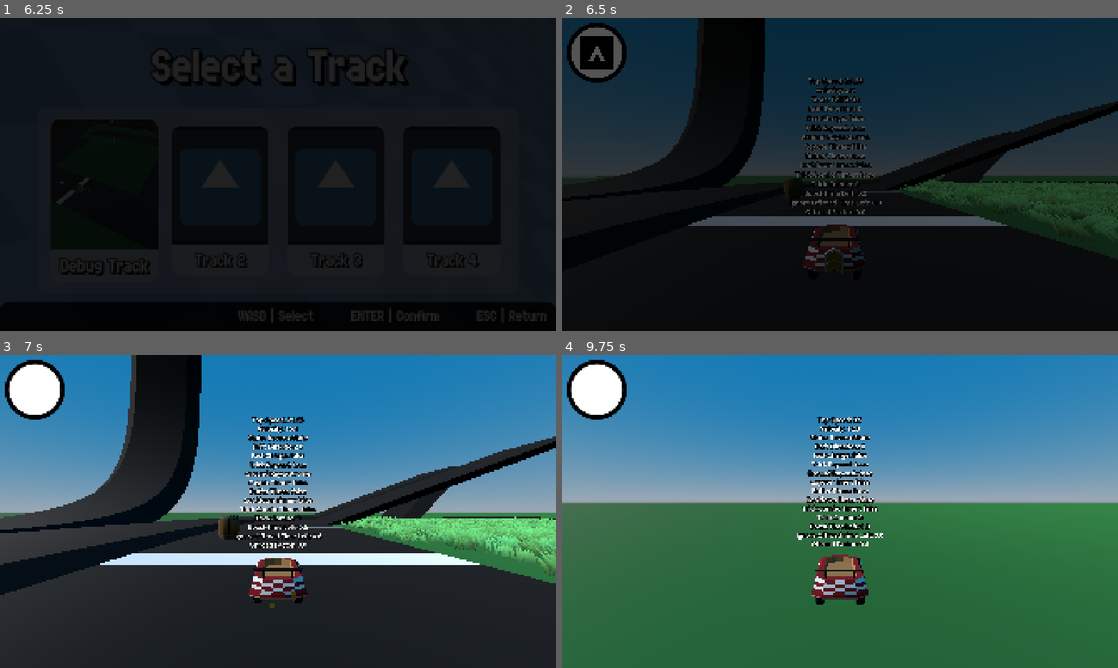
Above: before the commit, frames 1-4 (two rows, left to right).
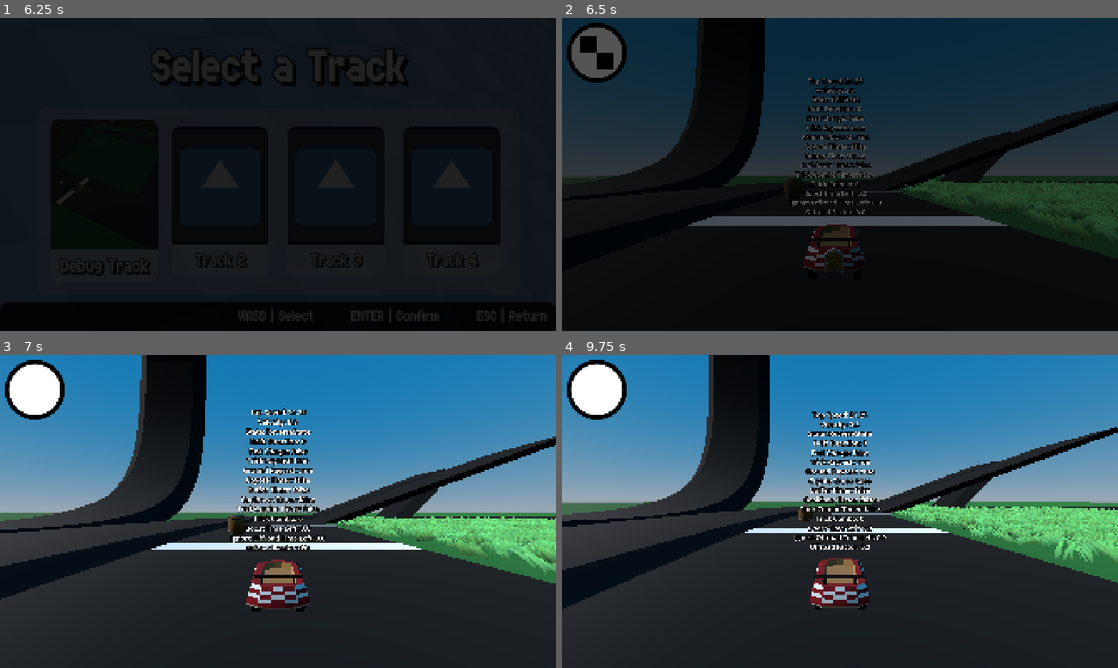
Above: after the commit, the same moments.

Repository: CISC-486-Game-Development-Project/cisc-486-game-development-project
Game: Godot game, scene res://Scenes/Menus/TitleScreen/title_screen.tscn
Two runs of this game, one before a commit and one after it. Both use one fixed random seed, a clock stepped at 60 frames per second and the inputs below. The engine's default icon, where the game draws it, is replaced by a stand-in: a white triangle on a blue panel in a dark square. Sound files missing from this copy of the repository are replaced by a short silence.
Inputs (mouse positions are in pixels of both pictures, inside the frame that each line leads up to):
- Up to frame 1 (6.25 s): tap Enter (ui_accept) at 0.5, 0.77, 4.52 s; move the mouse to (400, 158) at 0.52 s; hold D (Right) 0.53-1.25 s; tap E (Item) at 0.6, 3.05, 4.55 s; click (400, 158) at 0.67 s; drag from (166, 190) to (250, 237) at 1.27 s; click "Singleplayer" at 2 s; move the mouse to (333, 105) at 2.77 s; hold D (Right) 2.78-3.5 s; tap Left (CameraLeft) at 2.85 s; drag from (250, 237) to (111, 127) at 3.52 s; move the mouse to (444, 221) at 4.27 s; hold A (Left) 4.28-5 s; tap Up (CameraUp) at 4.35 s; drag from (111, 127) to (194, 96) at 5.02 s; click (105, 199) at 5.75 s
- Up to frame 2 (6.5 s): no input
- Up to frame 3 (7 s): move the mouse to (305, 511) at 6.52 s; hold S (Backward) from 6.53 s (still down); tap E (Item) at 6.6 s; click (305, 511) at 6.67 s
- Up to frame 4 (9.75 s): release S (Backward) at 7.25 s; drag from (756, 433) to (728, 527) at 7.27 s; move the mouse to (962, 495) at 8.02 s; hold W (Forward) 8.03-8.75 s; hold Shift 8.03-8.75 s; tap Enter (ui_accept) at 8.27 s; tap E (Item) at 8.3 s; drag from (728, 527) to (812, 574) at 8.77 s; move the mouse to (895, 442) at 9.52 s; hold S (Backward) from 9.53 s (still down); tap Down (CameraDown) at 9.6 s

Frame 1 is identical in both runs. In frame 2, 0.3% of the frame differs, in the area x 3-10%, y 5-17%; in frame 3, 14%; in frame 4, 59%, in the area x 0-100%, y 0-100%.

Commit message:
Added Backward Item Throwing & Fixed Inverted Camera Controls
Self-explanatory. Also removed the parameters of ItemHandler's use_item() since those are both handled in ThrowableItem (direction based on camera is possible using this method but not implemented and not necessary).

Sorry I lied I chnaged ItemHandler one more time please forgive me

Diff:
--- a/Components/CameraController/camera_controller.gd
+++ b/Components/CameraController/camera_controller.gd
@@ -47,7 +47,7 @@
 	# Move camera if camera_request, otherwise do normal camera movements
 	if target.camera_request != Vector2.ZERO:
 		is_following_kart = false
-		global_rotation.y += target.camera_request.x * rotation_multiplier * delta
+		global_rotation.y += -target.camera_request.x * rotation_multiplier * delta
 		global_rotation.x += target.camera_request.y * rotation_multiplier * delta
 		global_rotation_degrees.x = clampf(global_rotation_degrees.x, -45, 45)
 	elif is_following_kart:
--- a/Components/ItemHandler/item_handler.gd
+++ b/Components/ItemHandler/item_handler.gd
@@ -34,7 +34,7 @@
 	held_item = item
 
 ## Called when an item is used.
-func use_item(_is_forward: bool = false, _direction: Vector3 = Vector3.ZERO) -> void:
+func use_item() -> void:
 	# Don't use if no held item
 	if not held_item:
 		return
--- a/Entities/Kart3D/kart_3d.tscn
+++ b/Entities/Kart3D/kart_3d.tscn
@@ -4,6 +4,7 @@
 [ext_resource type="PackedScene" uid="uid://d06ii74wx6vgl" path="res://Scenes/KartModels/basic_kart.tscn" id="2_7apc5"]
 [ext_resource type="Resource" uid="uid://d2lgutyflh3o3" path="res://Resources/KartStats/default_kart.tres" id="2_q7q2k"]
 [ext_resource type="AudioStream" uid="uid://dwxcjulimx2bp" path="res://Assets/Audio/SFX/Trick/TrickSFX - Track 1.wav" id="3_7apc5"]
+[ext_resource type="Resource" uid="uid://c3un73a4jn8jp" path="res://Resources/Items/shell.tres" id="3_0767e"]
 [ext_resource type="Script" uid="uid://t1pg06mo513h" path="res://Components/StateMachine/state_machine.gd" id="4_mehc1"]
 [ext_resource type="AudioStream" uid="uid://bsf1fcpxg2myp" path="res://Assets/Audio/SFX/Trick/TrickSFX - Track 2.wav" id="4_q7q2k"]
 [ext_resource type="AudioStream" uid="uid://p3qsv3x7sco2" path="res://Assets/Audio/SFX/Trick/TrickSFX - Track 3.wav" id="5_3khwq"]
@@ -17,7 +18,6 @@
 [ext_resource type="Script" uid="uid://t3ju34iymdl0" path="res://Components/StateMachine/States/fall_state.gd" id="9_dqsqe"]
 [ext_resource type="Script" uid="uid://b81fhm3o6wy5v" path="res://Components/ItemHandler/item_handler.gd" id="10_3khwq"]
 [ext_resource type="Script" uid="uid://bbrw2uverowic" path="res://Components/StateMachine/States/hop_state.gd" id="10_4muo4"]
-[ext_resource type="Resource" uid="uid://cpe1ww3c6snam" path="res://Resources/Items/boost.tres" id="11_mehc1"]
 [ext_resource type="Script" uid="uid://b2lqg5xhq7se0" path="res://Components/StateMachine/States/drift_state.gd" id="11_y2xwn"]
 [ext_resource type="Script" uid="uid://bmua4qbuf0vev" path="res://Components/StateMachine/States/trick_state.gd" id="12_kwn18"]
 [ext_resource type="Script" uid="uid://daex734a4hoq0" path="res://Components/AlignmentHandler/alignment_handler.gd" id="13_mehc1"]
@@ -334,7 +334,7 @@
 [node name="ItemHandler" type="Node" parent="." unique_id=1682402239 node_paths=PackedStringArray("kart")]
 script = ExtResource("10_3khwq")
 kart = NodePath("..")
-debug_item = ExtResource("11_mehc1")
+debug_item = ExtResource("3_0767e")
 metadata/_custom_type_script = "uid://b81fhm3o6wy5v"
 
 [node name="GrassDisplacer" type="Node" parent="." unique_id=848599554]
--- a/Resources/Items/throwable_item.gd
+++ b/Resources/Items/throwable_item.gd
@@ -8,5 +8,9 @@
 	var new_item := entity.instantiate()
 	kart.get_tree().current_scene.add_child(new_item)
 
-	new_item.rotation.y = kart.rotation.y
-	new_item.global_position = kart.global_position + -kart.global_basis.z * SPAWN_DISTANCE + kart.global_basis.y
+	# Send backward if holding back beyond deadzone, otherwise send forward
+	var dir: int = -1 if kart.pitch_request > 0.2 else 1
+
+	# Rotation matches kart facing direction (or inverse), position in front of kart (or behind)
+	new_item.rotation.y = kart.rotation.y * dir
+	new_item.global_position = kart.global_position + (-kart.global_basis.z * SPAWN_DISTANCE * dir) + kart.global_basis.y
